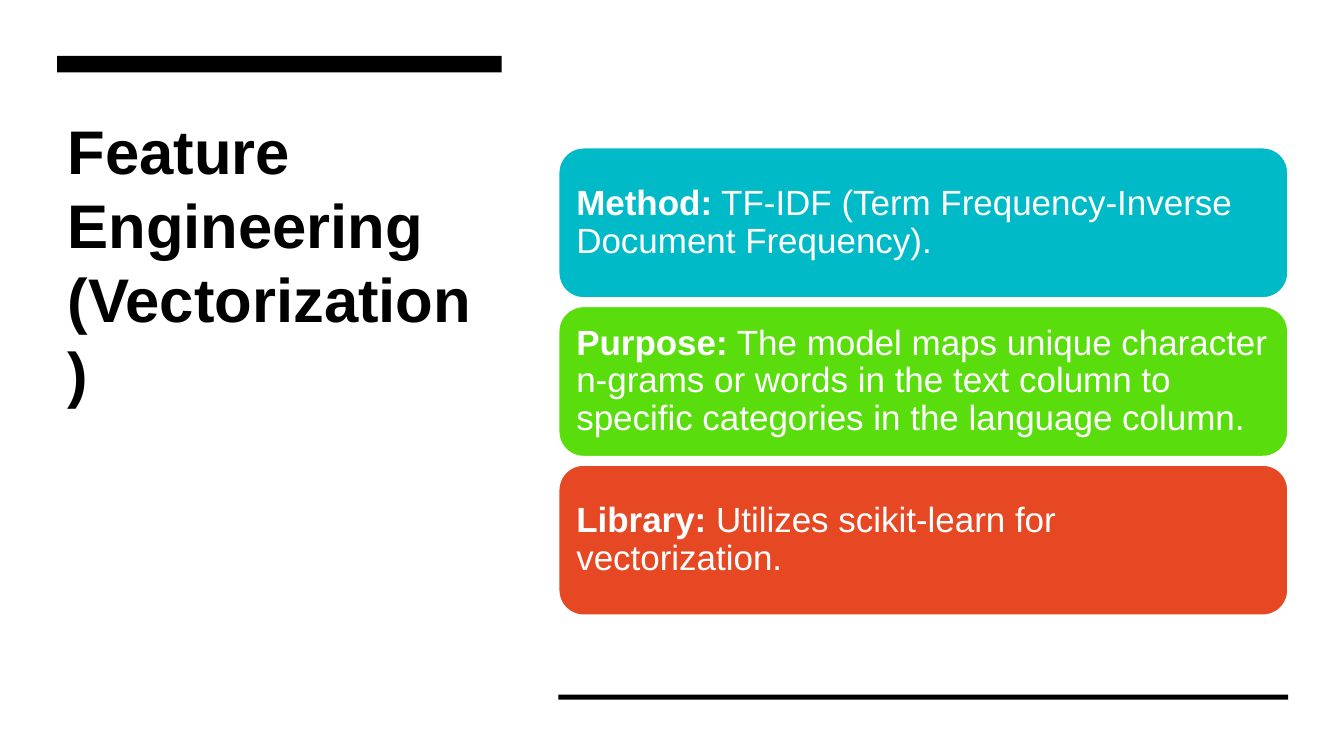
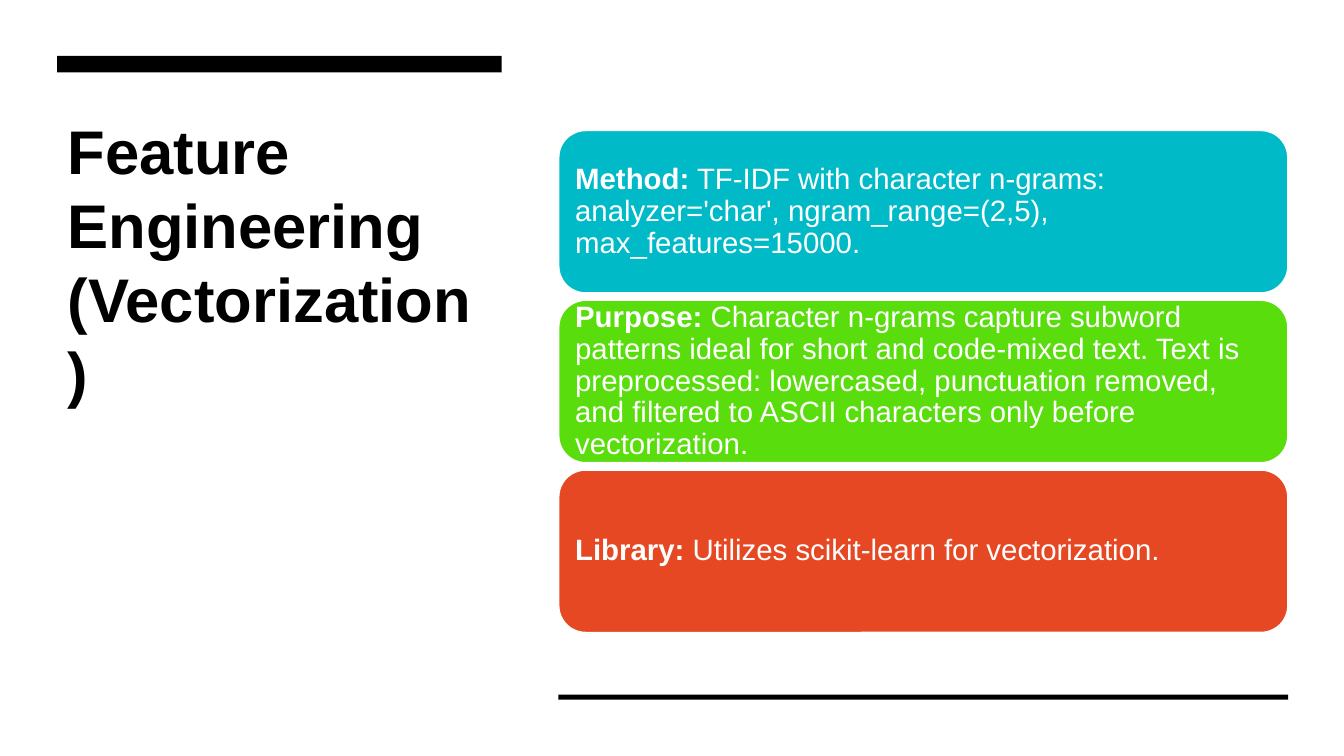
Before and after one commit to bnasimiyuK/Language-Processing, a slide deck: slide 5 of Language Identification System for Short Text.pptx. Drawn at 1344x756 pixels with LibreOffice and Linux fonts; fonts in the diff are those of the drawing. Boxes give left, top, right and bottom in pixels: in the first picture for what was removed or moved away, otherwise in the second. Text is boxed around its words. In the diff, an @@ line names an element or a change of style, - is before the commit and + after.

```diff
--- a/Language Identification System for Short Text.pptx
+++ b/Language Identification System for Short Text.pptx
@@ rounded rectangle: place and size @@
-rounded rectangle at [559, 147, 1289, 298]
+rounded rectangle at [559, 130, 1289, 293]
@@ text at [575, 167, 1105, 258]: text changed; size 25 to 21 pt @@
-Method: TF-IDF (Term Frequency-Inverse Document Frequency).
+Method: TF-IDF with character n-grams: analyzer='char', ngram_range=(2,5), max_features=15000.
@@ rounded rectangle: place and size @@
-rounded rectangle at [559, 307, 1289, 458]
+rounded rectangle at [559, 300, 1289, 464]
@@ text at [575, 305, 1239, 455]: text changed; size 25 to 21 pt @@
-Purpose: The model maps unique character n-grams or words in the text column to specific categories in the language column.
+Purpose: Character n-grams capture subword patterns ideal for short and code-mixed text. Text is preprocessed: lowercased, punctuation removed, and filtered to ASCII characters only before vectorization.
@@ rounded rectangle: place and size @@
-rounded rectangle at [559, 465, 1289, 616]
+rounded rectangle at [559, 470, 1289, 633]
@@ text "Library: Utilizes scikit-learn for vectorization." at [575, 538, 1159, 566]: size 25 to 21 pt; less space between paragraphs @@
```
Also in this commit, not shown: 5 other slides changed.
